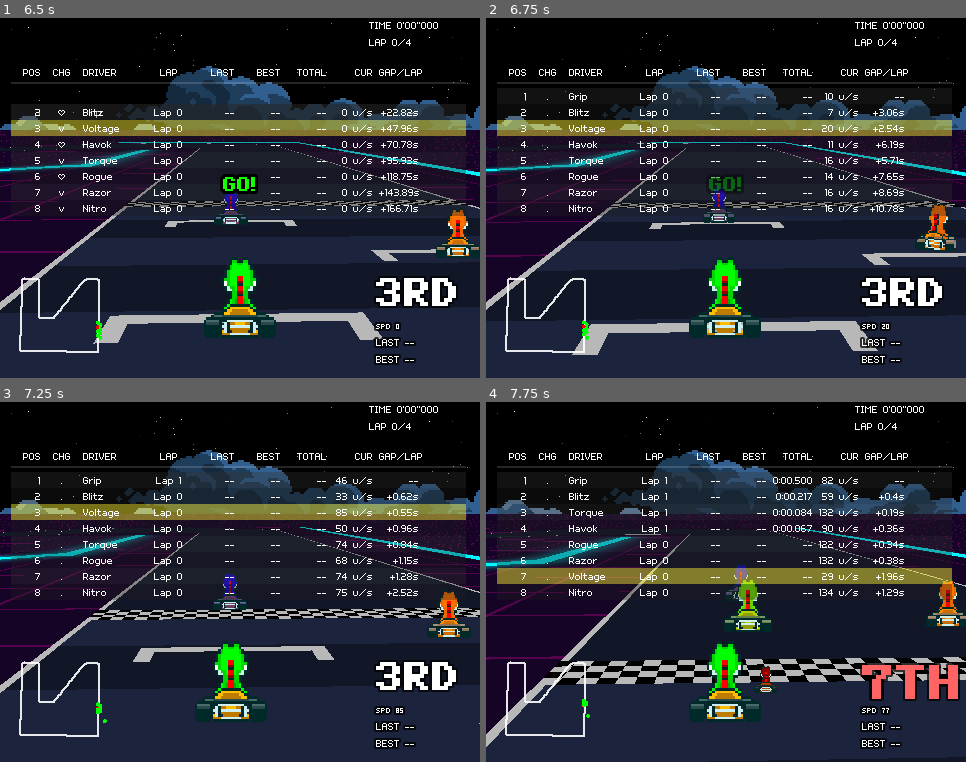
Above: before the commit, frames 1-4 (two rows, left to right).
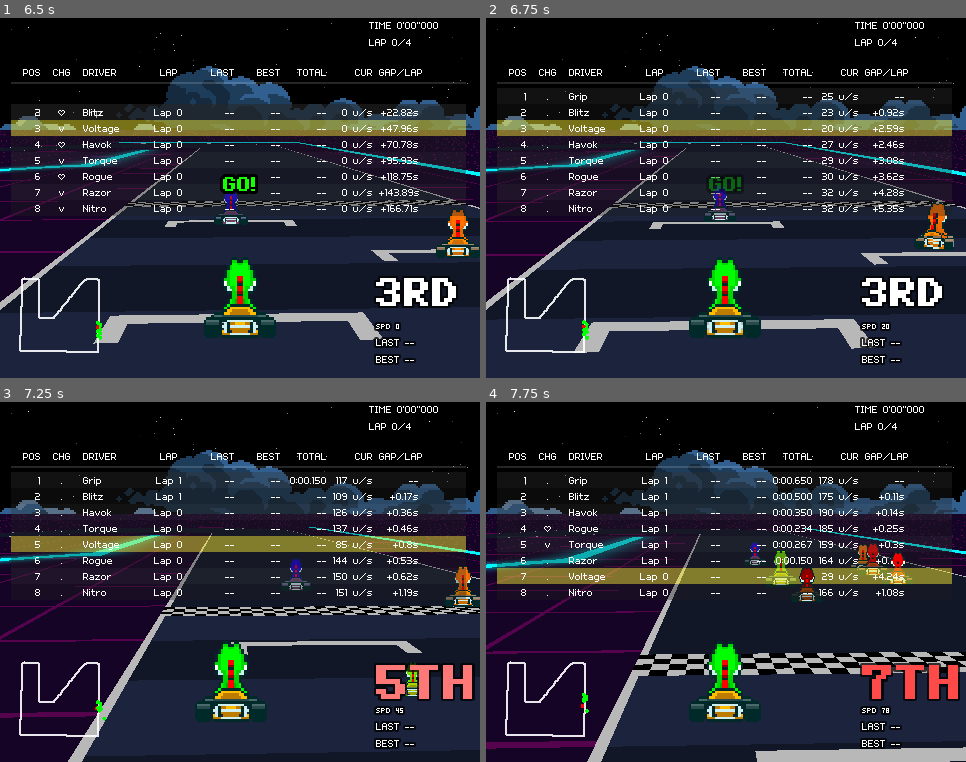
Above: after the commit, the same moments.

Repository: Tekknobot/Kart7
Game: Godot game, scene res://Scenes/main.tscn
Two runs of this game, one before a commit and one after it. Both use one fixed random seed, a clock stepped at 60 frames per second and the inputs below.
Inputs (mouse positions are in pixels of both pictures, inside the frame that each line leads up to):
- Up to frame 1 (6.5 s): tap Enter (ui_accept) at 0.5, 5.75 s; move the mouse to (345, 180) at 0.52 s; hold D (Right) 0.53-1.25 s; hold Shift (Drift) 0.53-1.25 s; click (345, 180) at 0.67 s; tap Space (Hop) at 0.77, 3.77 s; drag from (144, 216) to (216, 270) at 1.27 s; move the mouse to (288, 118) at 2.02 s; hold D (Right) 2.03-2.75 s; tap Tab at 2.1 s; drag from (216, 270) to (96, 144) at 2.77 s; move the mouse to (384, 252) at 3.52 s; hold A (Left) 3.53-4.25 s; tap E (Item) at 3.6 s; drag from (96, 144) to (168, 108) at 4.27 s; move the mouse to (264, 198) at 5.02 s; hold S (Brake) 5.03-5.75 s; hold Shift (Drift) 5.03-5.75 s; click (264, 198) at 5.17 s; drag from (168, 108) to (144, 216) at 5.77 s
- Up to frame 2 (6.75 s): tap Enter (ui_accept) at 6.5 s; move the mouse to (831, 180) at 6.52 s; hold W (Forward) from 6.53 s (still down); tap Tab at 6.6 s
- Up to frame 3 (7.25 s): keep holding W (Forward); tap Space (Hop) at 6.77 s
- Up to frame 4 (7.75 s): release W (Forward) at 7.25 s; drag from (630, 600) to (702, 654) at 7.27 s

Frame 1 is identical in both runs. In frame 2, 2.2% of the frame differs, in the area x 0-100%, y 20-94%; in frame 3, 23%, in the area x 0-100%, y 20-100%; in frame 4, 19%.

Commit message:
Work on AI to AI bumps.

Diff:
--- a/Scenes/main.tscn
+++ b/Scenes/main.tscn
@@ -1144,14 +1144,14 @@
 ref_distance_uv = 0.001
 radius_from_sprite_factor = 0.001
 min_radius_uv_auto = 0.001
-radius_scale_global = 1.001
+radius_scale_global = 0.8
 spawn_debug = false
 bump_impulse_gain = 5.0
 min_overlap_to_bump_uv = 0.001
-screen_bump_min_feel_pxps = 8.0
-screen_bump_rel_gain = 0.16
-screen_bump_min_speed_pxps = 16.0
-screen_bump_min_rel_lat_pxps = 12.0
+overtake_depth_window_px = 48.0
+screen_lateral_pad_px = 10.0
+screen_bump_min_feel_pxps = 28.0
+screen_bump_rel_gain = 0.05
 
 [node name="Racers" type="Node2D" parent="Sprite Handler"]
 
@@ -1289,6 +1289,7 @@
 diff_max_speed_cap = 190.0
 diff_max_min_ratio = 1.0
 lane_lerp_hz = 16.0
+block_slow_mult = 0.019
 draft_dist_px = 128.0
 draft_lateral_px = 32.0
 draft_speed_bonus = 25.0
@@ -1307,6 +1308,9 @@
 ai_target_speed = 110.0
 ai_auto_throttle = true
 ai_throttle_delay_s = 1.0
+mult_gravel = 0.019
+mult_offroad = 0.017
+mult_sink = 0.012
 _spriteGFX = NodePath("GFX/AngleSprite")
 
 [node name="GFX" type="Node" parent="Sprite Handler/Racers/Grip"]
@@ -1352,6 +1356,7 @@
 diff_max_speed_per_lap = 5.0
 diff_max_speed_cap = 195.0
 diff_max_min_ratio = 1.0
+block_slow_mult = 0.019
 draft_dist_px = 128.0
 draft_lateral_px = 32.0
 draft_speed_bonus = 25.0
@@ -1372,6 +1377,9 @@
 ai_target_speed = 110.0
 ai_auto_throttle = true
 ai_throttle_delay_s = 1.0
+mult_gravel = 0.019
+mult_offroad = 0.017
+mult_sink = 0.012
 _spriteGFX = NodePath("GFX/AngleSprite")
 _mapPosition = Vector3(933, 0, 435)
 
@@ -1418,6 +1426,7 @@
 diff_max_speed_per_lap = 5.0
 diff_max_speed_cap = 200.0
 diff_max_min_ratio = 1.0
+block_slow_mult = 0.019
 draft_dist_px = 128.0
 draft_lateral_px = 32.0
 draft_speed_bonus = 25.0
@@ -1437,6 +1446,9 @@
 ai_target_speed = 110.0
 ai_auto_throttle = true
 ai_throttle_delay_s = 1.0
+mult_gravel = 0.019
+mult_offroad = 0.017
+mult_sink = 0.012
 _spriteGFX = NodePath("GFX/AngleSprite")
 _mapPosition = Vector3(933, 0, 435)
 
@@ -1483,6 +1495,7 @@
 diff_max_speed_per_lap = 5.0
 diff_max_speed_cap = 190.0
 diff_max_min_ratio = 1.0
+block_slow_mult = 0.019
 draft_dist_px = 128.0
 draft_lateral_px = 32.0
 draft_speed_bonus = 25.0
@@ -1501,6 +1514,9 @@
 ai_target_speed = 110.0
 ai_auto_throttle = true
 ai_throttle_delay_s = 1.0
+mult_gravel = 0.019
+mult_offroad = 0.017
+mult_sink = 0.012
 _spriteGFX = NodePath("GFX/AngleSprite")
 _mapPosition = Vector3(933, 0, 435)
 
@@ -1547,6 +1563,7 @@
 diff_max_speed_per_lap = 5.0
 diff_max_speed_cap = 190.0
 diff_max_min_ratio = 1.0
+block_slow_mult = 0.019
 draft_dist_px = 128.0
 draft_lateral_px = 32.0
 draft_speed_bonus = 25.0
@@ -1566,6 +1583,9 @@
 ai_target_speed = 110.0
 ai_auto_throttle = true
 ai_throttle_delay_s = 1.0
+mult_gravel = 0.019
+mult_offroad = 0.017
+mult_sink = 0.012
 _spriteGFX = NodePath("GFX/AngleSprite")
 _mapPosition = Vector3(933, 0, 435)
 
@@ -1612,6 +1632,7 @@
 diff_max_speed_per_lap = 5.0
 diff_max_speed_cap = 195.0
 diff_max_min_ratio = 1.0
+block_slow_mult = 0.019
 draft_dist_px = 128.0
 draft_lateral_px = 32.0
 draft_speed_bonus = 25.0
@@ -1631,6 +1652,9 @@
 ai_target_speed = 110.0
 ai_auto_throttle = true
 ai_throttle_delay_s = 1.0
+mult_gravel = 0.019
+mult_offroad = 0.017
+mult_sink = 0.012
 _spriteGFX = NodePath("GFX/AngleSprite")
 _mapPosition = Vector3(933, 0, 435)
 
@@ -1677,6 +1701,7 @@
 diff_max_speed_per_lap = 5.0
 diff_max_speed_cap = 200.0
 diff_max_min_ratio = 1.0
+block_slow_mult = 0.019
 draft_dist_px = 128.0
 draft_lateral_px = 32.0
 draft_speed_bonus = 25.0
@@ -1696,6 +1721,9 @@
 ai_target_speed = 110.0
 ai_auto_throttle = true
 ai_throttle_delay_s = 1.0
+mult_gravel = 0.019
+mult_offroad = 0.017
+mult_sink = 0.012
 _spriteGFX = NodePath("GFX/AngleSprite")
 _mapPosition = Vector3(933, 0, 435)
 
--- a/Scripts/On Screen Elements/SpriteHandler.gd
+++ b/Scripts/On Screen Elements/SpriteHandler.gd
@@ -286,10 +286,9 @@
 			HandleSpriteDetail(_worldElements[i])
 		WorldToScreenPosition(_worldElements[i])
 
-
 	# Collisions, overlay, sorting
 	if enable_player_opponent_collision:
-		_resolve_player_opponent_collisions()
+		call_deferred("_resolve_player_opponent_collisions")  # <— defer one frame-end
 
 	# Update overlay less often to reduce churn
 	if (Engine.get_frames_drawn() % 2) == 0:
@@ -627,19 +626,23 @@
 		return Vector2(p3.x * float(_mapSize), p3.z * float(_mapSize))
 	return Vector2(p3.x, p3.z)
 
-
+	# Broadphase grid to avoid O(N^2) pairing
 func _resolve_player_opponent_collisions() -> void:
-	# Broadphase grid to avoid O(N^2) pairing
-	if _player == null or _opponents == null:
-		return
-
-	# Collect participants (player + valid opponents)
+	# Build the participant list from the "racers" group so AI↔AI pairs are included.
 	var racers: Array[WorldElement] = []
-	if is_instance_valid(_player):
-		racers.append(_player)
-	for o in _opponents:
-		if is_instance_valid(o) and o != _player:
-			racers.append(o)
+	for n in get_tree().get_nodes_in_group("racers"):
+		if n != null and is_instance_valid(n) and n is WorldElement:
+			racers.append(n)
+
+	# Fallback: if the group isn't used yet, include the explicitly-wired arrays.
+	if racers.is_empty():
+		if is_instance_valid(_player):
+			racers.append(_player)
+		if _opponents != null:
+			for o in _opponents:
+				if is_instance_valid(o) and o != _player:
+					racers.append(o)
+
 	if racers.size() <= 1:
 		return
 
@@ -829,6 +832,13 @@
 
 	if a.has_method("SetCollisionBump"): a.call("SetCollisionBump", bump_a)
 	if b.has_method("SetCollisionBump"): b.call("SetCollisionBump", bump_b)
+
+	# >>> notify racers as well (use mag, and use the pair's “radius sum” as an overlap proxy)
+	var overlap_guess_uv := (sum_r_px / float(_mapSize))
+	if a.has_method("OnBumped"):
+		a.call("OnBumped", b, mag, overlap_guess_uv)
+	if b.has_method("OnBumped"):
+		b.call("OnBumped", a, mag, overlap_guess_uv)
 
 	# 10) Latch, cooldown, chain update
 	_screen_pair_latched[skey] = true
@@ -908,6 +918,13 @@
 		var pb := b.ReturnMapPosition()
 		b.SetMapPosition(pb + bump_vec3 * get_process_delta_time())
 
+	# >>> INSERT HOOK *HERE* (between impulses and SFX) <<<
+	if a.has_method("OnBumped"):
+		a.call("OnBumped", b, mag, overlap_uv)   # other, strength(px/s), overlap(uv)
+	if b.has_method("OnBumped"):
+		b.call("OnBumped", a, mag, overlap_uv)
+	# <<< END INSERT >>>
+
 	# --- bump SFX (pair-wise), gated by the same cooldown as impulses ---
 	var sfx_a := a.get_node_or_null(^"Audio")
 	if sfx_a != null and sfx_a.has_method("play_bump"):
@@ -916,6 +933,12 @@
 	var sfx_b := b.get_node_or_null(^"Audio")
 	if sfx_b != null and sfx_b.has_method("play_bump"):
 		sfx_b.play_bump()
+
+	# >>> notify racers so AI can react (change lane, damp speed, etc.)
+	if a.has_method("OnBumped"):
+		a.call("OnBumped", b, mag, overlap_uv)
+	if b.has_method("OnBumped"):
+		b.call("OnBumped", a, mag, overlap_uv)
 
 	if spawn_debug:
 		print("BUMP(UV): A=", a.name, " B=", b.name, " overlap_uv=", overlap_uv)
@@ -994,31 +1017,26 @@
 		return clamp(s, floor_abs, base3)
 
 func _get_collision_radius_uv(el: WorldElement, is_player: bool) -> float:
-	# Mode 2: ask the element (per-entity)
+	# Mode 2: per-entity override stays the same
 	if collision_radius_mode == 2:
 		if el.has_method("ReturnCollisionRadiusUV"):
 			var r := float(el.call("ReturnCollisionRadiusUV"))
 			return max(0.0001, r) * radius_scale_global
 
-	# Mode 1: derive from sprite height in pixels -> UV
+	# Mode 1: derive from sprite height in pixels -> UV (NO visual scale)
 	if collision_radius_mode == 1:
 		var spr := el.ReturnSpriteGraphic()
-		if spr != null:
+		if spr != null and spr is Sprite2D:
 			var s2 := spr as Sprite2D
-			var h_px := 0.0
+			var h_px := 32.0
 			if "region_rect" in s2 and s2.region_rect.size.y > 0.0:
 				h_px = s2.region_rect.size.y
-			else:
-				h_px = 32.0
-			# use current on-screen scale so radius matches visual size
-			var sc := (s2 as Node2D).scale.y
-			var h_visual_px := h_px * sc
-			var r_px := (h_visual_px * radius_from_sprite_factor)
+			var r_px := h_px * radius_from_sprite_factor           # <- removed screen scale
 			var r_uv := r_px / float(_mapSize)
 			r_uv = max(min_radius_uv_auto, r_uv)
 			return r_uv * radius_scale_global
 
-	# Mode 0 (fallback): use fixed exports
+	# Mode 0: fixed
 	return (player_radius_uv if is_player else opponent_radius_uv) * radius_scale_global
 
 func _get_path_points_uv() -> PackedVector2Array:
--- a/Scripts/World Elements/Racers/Opponent.gd
+++ b/Scripts/World Elements/Racers/Opponent.gd
@@ -148,6 +148,15 @@
 @export var randomize_on_ready: bool = false   # set true if you want self-randomization without the manager
 @export var random_seed: int = 0               # 0 = time+id; otherwise reproducible
 @export var assume_player_target_speed: float = 150.0  # used only if manager doesn't pass a value
+
+@export var bump_debug: bool = true   # flip OFF to silence
+
+func _bname(n: Node) -> String:
+	return (n.name if n != null and "name" in n else str(n.get_instance_id()))
+
+func _bprint(msg: String) -> void:
+	if bump_debug:
+		print("[AI-BUMP] ", msg)
 
 # --- helper: smoothed frame at arc length s ---
 func _uv_and_tangent_smooth(s_px: float, window_px: float = anti_snap_window_px) -> Dictionary:
@@ -319,6 +328,17 @@
 		return
 	_try_cache_nodes()
 
+	# --- terrain sample at current position (for speed cap, like player) ---
+	var my3: Vector3 = ReturnMapPosition()
+	var rt_cur = _collisionHandler.ReturnCurrentRoadType(Vector2i(ceil(my3.x), ceil(my3.z)))
+	var terr_mult := 1.0
+	match rt_cur:
+		Globals.RoadType.ROAD:     terr_mult = mult_road
+		Globals.RoadType.GRAVEL:   terr_mult = mult_gravel
+		Globals.RoadType.OFF_ROAD: terr_mult = mult_offroad
+		Globals.RoadType.SINK:     terr_mult = mult_sink
+		_:                         terr_mult = 1.0
+
 	# === GO edge-detect (start merge the first frame after GO) ===
 	var go_now := Globals.race_can_drive
 	if go_now and not _was_go and _merge_armed:
@@ -329,9 +349,7 @@
 
 	# === LOCK AI UNTIL "GO" ===
 	if not Globals.race_can_drive:
-		# Keep them planted on the grid
 		_movementSpeed = 0.0
-		# keep their facing updated to the path so they don't look odd
 		var spf := Engine.get_process_frames()
 		if visual_update_stride <= 1 or (spf % visual_update_stride) == 0:
 			_update_angle_sprite_fast()
@@ -347,7 +365,6 @@
 	var fwd_smooth: Vector2 = frame_now["tan"]
 	var right_now: Vector2 = Vector2(-fwd_smooth.y, fwd_smooth.x)
 
-	# Smooth the right vector across frames so corners are buttery
 	_right_smooth = _exp_smooth_vec(_right_smooth, right_now, delta, right_half_life_s)
 	var right: Vector2 = _right_smooth.normalized()
 
@@ -371,10 +388,10 @@
 	var dot_raw: float = clamp(t0.dot(t1), -1.0, 1.0)
 	var curv_approx: float = 1.0 - max(dot_raw, -1.0)
 
-	# --- desired speed ---
+	# --- desired speed base ---
 	var desired_speed: float = target_speed
 
-	# catch-up vs player
+	# --- catch-up vs player (do this before corner/terrain clamps) ---
 	var pl := _player()
 	if pl != null:
 		var pl_speed: float = 0.0
@@ -389,9 +406,8 @@
 			if c_len > 0.00001:
 				cam_f /= c_len
 
-		var my_pos3: Vector3 = ReturnMapPosition()
 		var pl_pos3: Vector3 = (pl.call("ReturnMapPosition") as Vector3)
-		var fwd_gap: float = (Vector2(pl_pos3.x - my_pos3.x, pl_pos3.z - my_pos3.z)).dot(cam_f)
+		var fwd_gap: float = (Vector2(pl_pos3.x - my3.x, pl_pos3.z - my3.z)).dot(cam_f)
 
 		if fwd_gap > catchup_deadzone_uv:
 			var eff_gap: float = fwd_gap - catchup_deadzone_uv
@@ -401,29 +417,32 @@
 		if desired_speed < min_over:
 			desired_speed = min_over
 
-	# curve damping
+	# --- corner damping ---
 	var curv_u = clamp(curv_approx / 0.6, 0.0, 1.0)
 	var corner_mult: float = lerp(1.0, speed_damper_on_curve, curv_u)
 	desired_speed *= corner_mult
 
-	# clamp + accelerate/decelerate
-	desired_speed = min(desired_speed, _maxMovementSpeed)
+	# --- terrain slow-down & cap (like player) ---
+	desired_speed *= terr_mult
+	desired_speed = min(desired_speed, _maxMovementSpeed * terr_mult)
+
+	# --- accel/decel toward desired (optionally scale accel by surface grip) ---
+	var accel_eff: float = accel * lerp(1.0, terr_mult, accel_surface_gain)
+
 	if _movementSpeed < desired_speed:
-		_movementSpeed = min(desired_speed, _movementSpeed + accel * delta)
+		_movementSpeed = min(desired_speed, _movementSpeed + accel_eff * delta)
 	else:
-		_movementSpeed = max(desired_speed, _movementSpeed - accel * delta)
-
-	# advance along path (arc-length state stays the same)
+		_movementSpeed = max(desired_speed, _movementSpeed - accel_eff * delta)
+
+	# advance along path
 	_s_px = fposmod(_s_px + _movementSpeed * delta, _total_len_px)
 
 	# compute current & target UVs for lane/humanization
 	var cur_uv: Vector2 = _uv_at_distance(_s_px)
-
-	# you can still modulate lane_px_now with humanization / passing
 	var lane_px_now: float = lane_offset_px
 	var target_uv: Vector2 = cur_uv + (lane_px_now / _pos_scale_px()) * right
 
-	# during merge, blend the target UV, but still **move** through the physics pipe
+	# during merge, blend the target UV, but still move through the physics pipe
 	if _merging:
 		_merge_t += delta / max(0.0001, merge_time_s)
 		if _merge_t >= 1.0:
@@ -434,7 +453,6 @@
 	else:
 		_physics_step_like_player(cur_uv, right, target_uv, delta)
 
-
 	# collisions / visuals
 	if _isPushedBack:
 		ApplyCollisionBump()
@@ -450,7 +468,6 @@
 
 	if _hit_sfx_cd > 0.0:
 		_hit_sfx_cd = max(0.0, _hit_sfx_cd - delta)
-
 
 func _apply_dynamic_difficulty() -> void:
 	# Determine lap driving the difficulty
@@ -968,7 +985,7 @@
 	pass_cooldown_s   = _rf(rng, 0.45, 0.90)
 	block_slow_mult   = _rf(rng, 0.78, 0.90)
 	lane_lerp_hz      = _rf(rng, 4.0, 8.0)
-	lane_candidates_px = PackedFloat32Array([-32.0, -18.0, 0.0, 18.0, 32.0])
+	lane_candidates_px = PackedFloat32Array([-16.0, -16.0, 0.0, 16.0, 16.0])
 
 	# Drafting
 	draft_enabled   = rng.randf() < 0.85
@@ -1117,12 +1134,114 @@
 	if hit_z:
 		_lane_side_vel *= 0.5
 
+	# ... after hit_x / hit_z handling
+
+	# AI↔AI body collision & separation (this frame)
+	nextPos = _ai_resolve_body_overlap(nextPos, dt)
+
 	# terrain + finalize (same as Player flow)
 	var nextPixelPos : Vector2i = Vector2i(ceil(nextPos.x), ceil(nextPos.z))
 	var curr_rt = _collisionHandler.ReturnCurrentRoadType(nextPixelPos)
 	HandleRoadType(nextPixelPos, curr_rt)
 
 	SetMapPosition(nextPos)
-	UpdateMovementSpeed()
+	# UpdateMovementSpeed()   # keep this disabled for AI
 	var mapForward := Vector3(fwd.x, 0.0, fwd.y)
 	UpdateVelocity(mapForward)
+
+func OnBumped(other: Node, strength_pxps: float, overlap_uv: float) -> void:
+	# lane shove (no ternary)
+	var side: float = -1.0
+	if randf() >= 0.5:
+		side = 1.0
+	lane_offset_px = clamp(
+		lane_offset_px + side * min(16.0, 0.16 * strength_pxps),
+		-16.0, 16.0
+	)
+
+	# small speed hit on hard bumps
+	if strength_pxps > 80.0:
+		_movementSpeed *= 0.90
+
+	# quick flash so you can *see* it happened
+	var spr := ReturnSpriteGraphic()
+	if spr != null:
+		var pre := spr.modulate
+		var tw := create_tween()
+		tw.tween_property(spr, "modulate", Color(1.0,0.65,0.25,1.0), 0.05)
+		tw.tween_property(spr, "modulate", pre, 0.12)
+
+	_bprint("%s OnBumped by %s  strength=%.1f  overlap_uv=%.5f  lane_px=%.1f"
+		% [_bname(self), _bname(other), strength_pxps, overlap_uv, lane_offset_px])
+
+
+# 40% of sprite row height, with a floor (in pixels)
+func _ai_collision_radius_px() -> float:
+	var spr := ReturnSpriteGraphic()
+	var h := 32.0
+	if spr != null and "region_rect" in spr and spr.region_rect.size.y > 0.0:
+		h = spr.region_rect.size.y
+	return max(10.0, h * 0.40)
+
+# Resolve overlap against nearby racers (AI and player) and add a small impulse
+func _ai_resolve_body_overlap(next_pos: Vector3, dt: float) -> Vector3:
+	var my_px := Vector2(next_pos.x, next_pos.z)
+	var my_r  := _ai_collision_radius_px()
+
+	# Quick spatial filter (cheap AABB before sqrt)
+	var racers := get_tree().get_nodes_in_group("racers")
+	for n in racers:
+		if n == self: continue
+		if not is_instance_valid(n): continue
+		if not n.has_method("ReturnMapPosition"): continue
+
+		var p3: Vector3 = n.ReturnMapPosition()
+		var other_px := Vector2(p3.x, p3.z)
+
+		# Estimate other radius similarly (works for player/opponents)
+		var orad := my_r
+		if n.has_method("ReturnCollisionRadiusUV"):
+			# if someone exposes UV radius, prefer it
+			var ruv := float(n.call("ReturnCollisionRadiusUV"))
+			orad = max(8.0, ruv * _pos_scale_px())
+		else:
+			# fallback: 40% of their sprite height
+			if n.has_method("ReturnSpriteGraphic"):
+				var s = n.call("ReturnSpriteGraphic")
+				if s != null and "region_rect" in s and s.region_rect.size.y > 0.0:
+					orad = max(8.0, s.region_rect.size.y * 0.40)
+
+		# broad-phase AABB
+		var pad := my_r + orad + 8.0
+		if abs(other_px.x - my_px.x) > pad or abs(other_px.y - my_px.y) > pad:
+			continue
+
+		# narrow-phase circle
+		var d := other_px - my_px
+		var L := d.length()
+		if L <= 0.0001:
+			d = Vector2(1, 0); L = 0.0001
+		var need := my_r + orad
+		if L < need:
+			var nrm := d / L
+			var overlap := need - L
+
+			# push *me* back half the overlap; the other will do its half in its own step
+			my_px -= nrm * (overlap * 0.5)
+
+			# give both a visible shove (px/s scaled by overlap)
+			var mag := (overlap * 18.0)  # tune feel
+			SetCollisionBump(Vector3(-nrm.x, 0.0, -nrm.y) * mag)
+			if n.has_method("SetCollisionBump"):
+				n.call("SetCollisionBump", Vector3(nrm.x, 0.0, nrm.y) * mag)
+
+			# lane nudge for the AI we touched (nice readability)
+			if n.has_method("OnBumped"):
+				n.call("OnBumped", self, mag, overlap / _pos_scale_px())
+			if has_method("OnBumped"):
+				OnBumped(n, mag, overlap / _pos_scale_px())
+
+			_bprint("%s vs %s OVERLAP  uv=%.5f  L=%.2f  need=%.2f"
+				% [_bname(self), _bname(n), (need - L) / _pos_scale_px(), L, need])
+
+	return Vector3(my_px.x, next_pos.y, my_px.y)
--- a/Scripts/World Elements/Racers/Player.gd
+++ b/Scripts/World Elements/Racers/Player.gd
@@ -241,6 +241,8 @@
 	_prime_sprite_grid_once()   # <- ensure single frame, grid mode, no region
 	_base_sprite_offset_y = spr.offset.y
 
+	add_to_group("racers")
+
 func _process(_dt: float) -> void:
 	# publish camera/player position for pseudo-3D projection
 	Globals.set_camera_map_position(get_player_map_position())
--- a/Scripts/World Elements/Racers/Racer.gd
+++ b/Scripts/World Elements/Racers/Racer.gd
@@ -20,7 +20,7 @@
 var _isPushedBack : bool = false
 var _pushbackTime : float = 0.3
 var _currPushbackTime : float = 0.0
-var _bumpIntensity : float = 0.1
+var _bumpIntensity : float = 0.06
 
 # --- DROP-IN: references required by helpers ---
 @export var path_ref: NodePath
